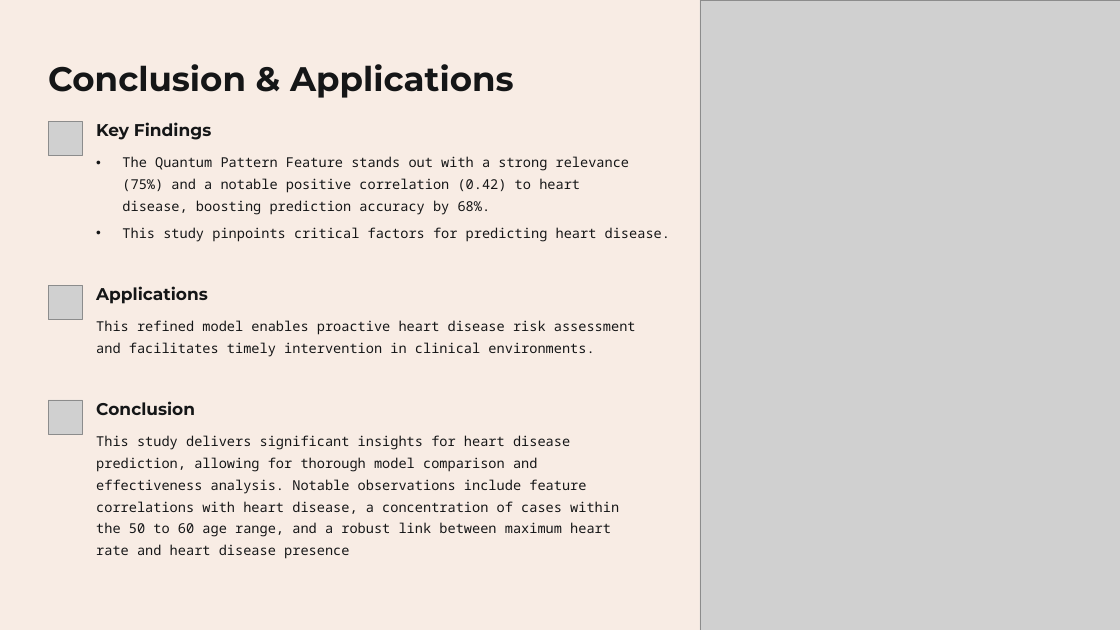
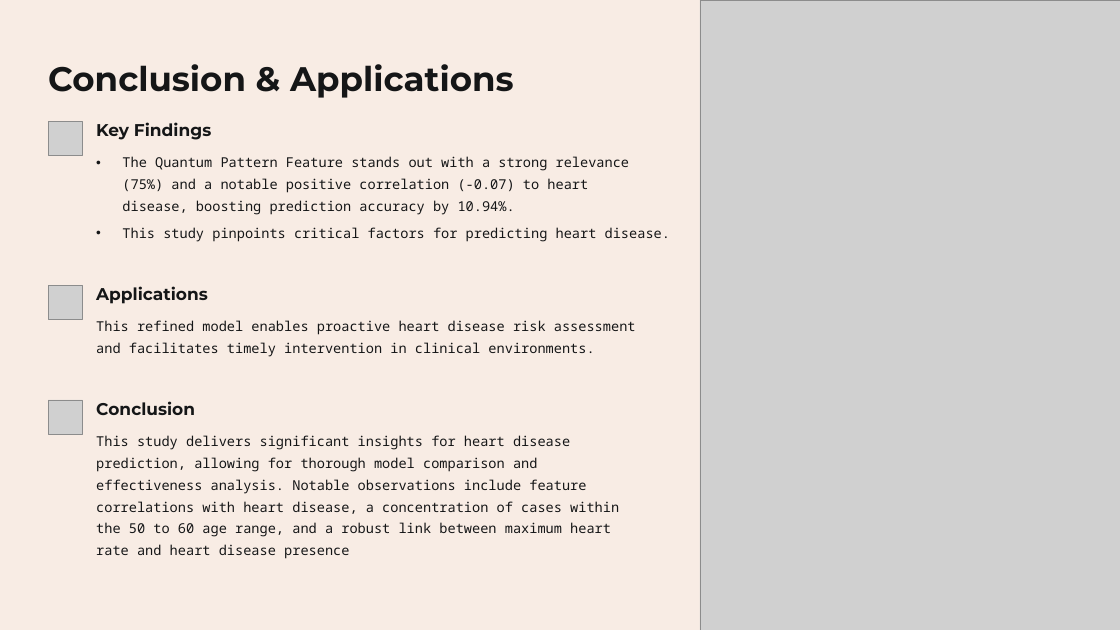
Before and after one commit to pavi550/HeartPrediction, a slide deck: slide 10 of Heart-Disease-Prediction-An-Exploratory-Data-Analysis (2).pptx. Drawn at 1120x630 pixels with LibreOffice and Linux fonts; fonts in the diff are those of the drawing; grey boxes stand for pictures; background and template pictures are left out. Boxes give left, top, right and bottom in pixels: in the first picture for what was removed or moved away, otherwise in the second. Text is boxed around its words. In the diff, an @@ line names an element or a change of style, - is before the commit and + after.

```diff
--- a/Heart-Disease-Prediction-An-Exploratory-Data-Analysis (2).pptx
+++ b/Heart-Disease-Prediction-An-Exploratory-Data-Analysis (2).pptx
@@ text at (122, 156, 630, 215): text changed @@
-• The Quantum Pattern Feature stands out with a strong relevance (75%) and a notable positive correlation (0.42) to heart disease, boosting prediction accuracy by 68%.
+• The Quantum Pattern Feature stands out with a strong relevance (75%) and a notable positive correlation (-0.07) to heart disease, boosting prediction accuracy by 10.94%.
```
Also in this commit, not shown: 2 other slides changed, 2 other files.
